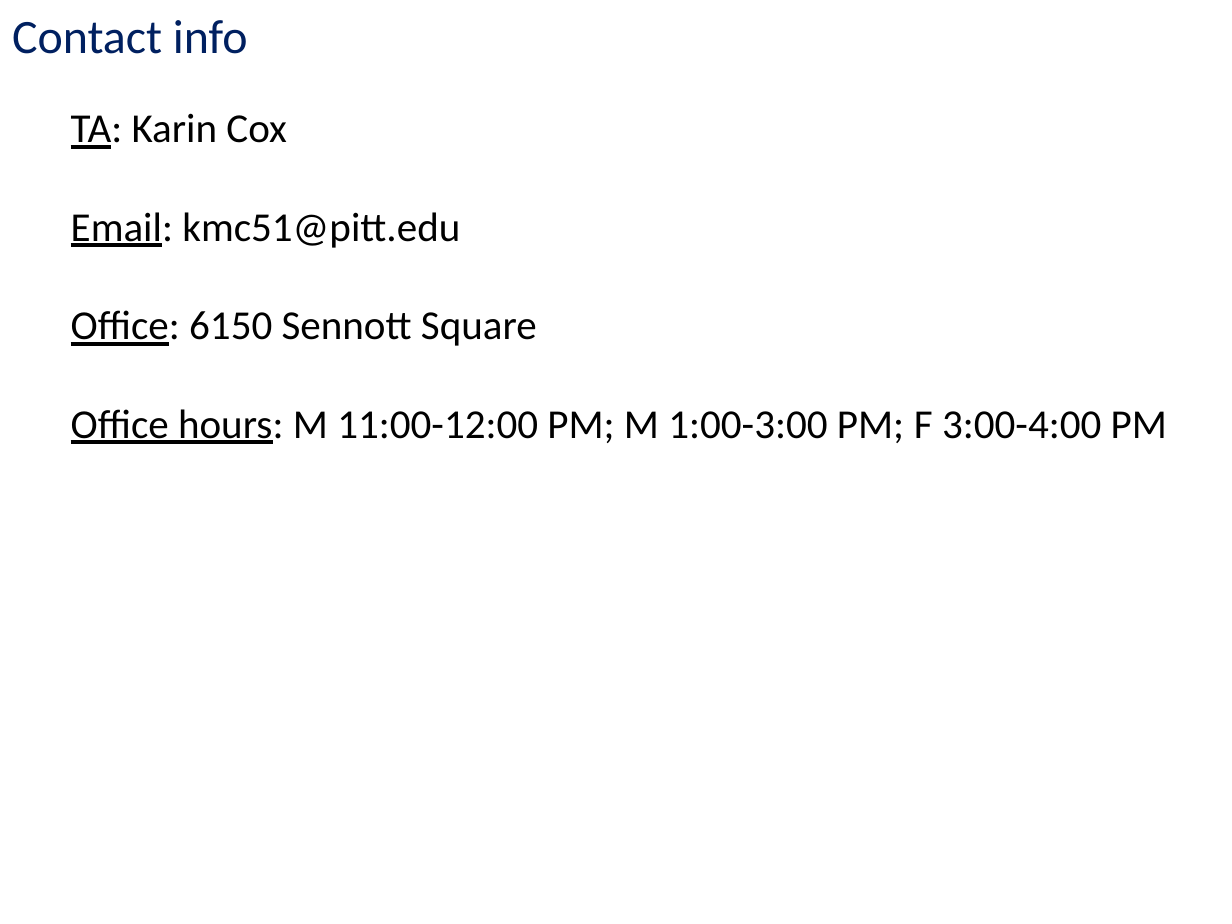
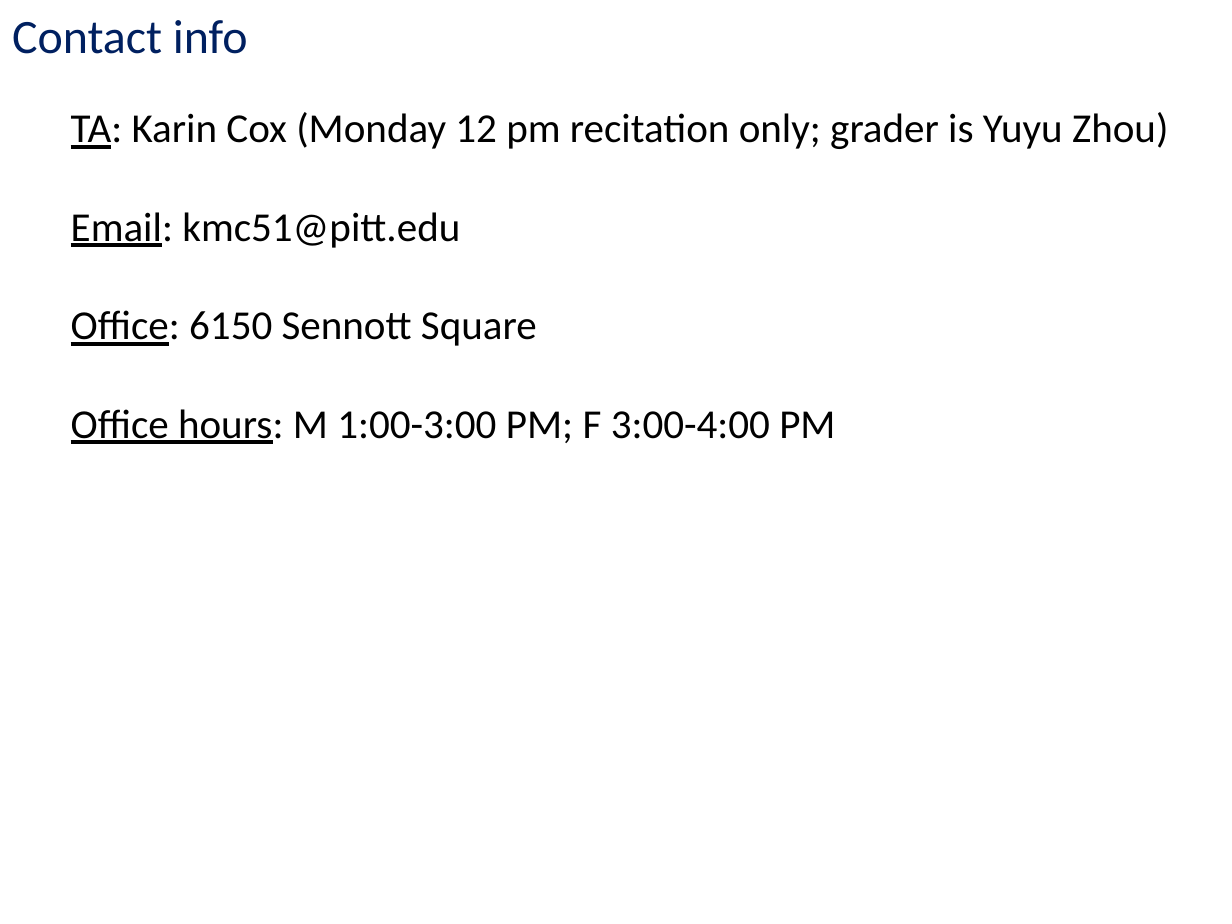
Before and after one commit to kc13/CS447TK, a slide deck: slide 2 of cs447tk_rec1_jan22.pptx. Drawn at 1232x924 pixels with LibreOffice and Linux fonts; fonts in the diff are those of the drawing. Boxes give left, top, right and bottom in pixels: in the first picture for what was removed or moved away, otherwise in the second. Text is boxed around its words. In the diff, an @@ line names an element or a change of style, - is before the commit and + after.

```diff
--- a/cs447tk_rec1_jan22.pptx
+++ b/cs447tk_rec1_jan22.pptx
@@ text at bbox=[71, 112, 1168, 149]: text changed @@
-TA: Karin Cox
+TA: Karin Cox (Monday 12 pm recitation only; grader is Yuyu Zhou)
@@ text at bbox=[71, 409, 835, 444]: text changed @@
-Office hours: M 11:00-12:00 PM; M 1:00-3:00 PM; F 3:00-4:00 PM
+Office hours: M 1:00-3:00 PM; F 3:00-4:00 PM
```
Also in this commit, not shown: 3 other slides changed, 13 slides added, 13 slides removed.
